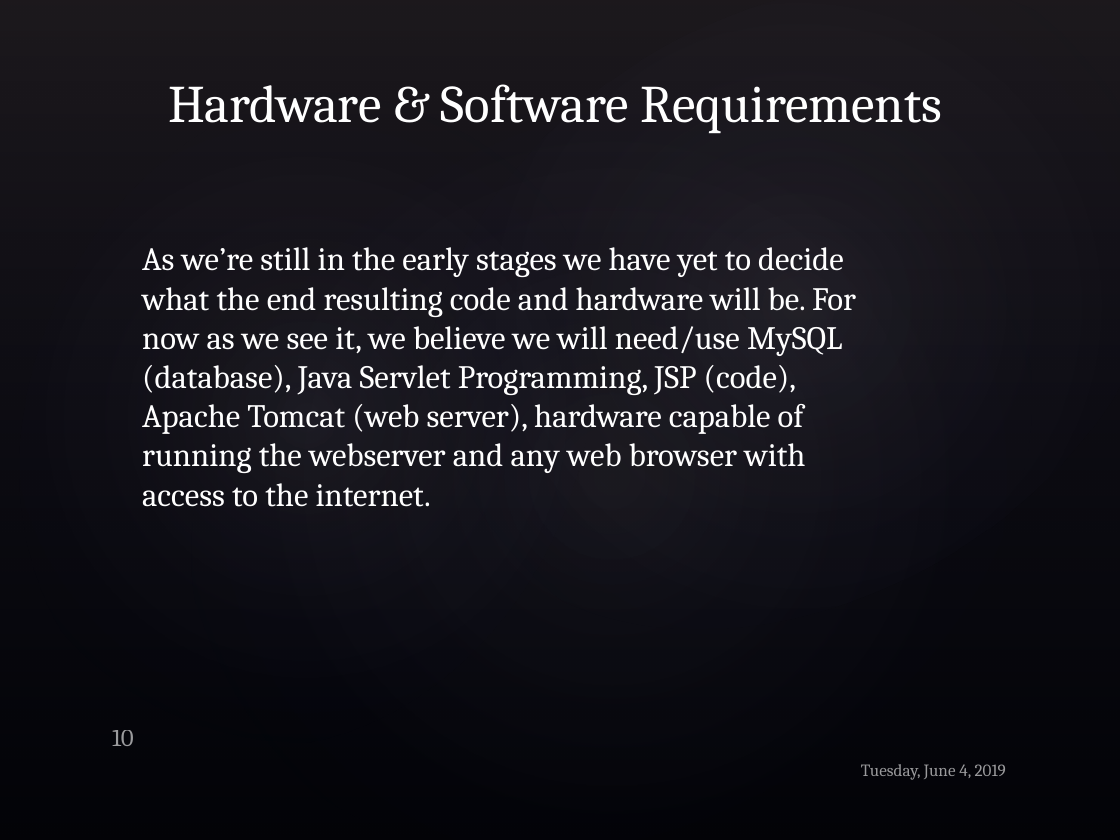
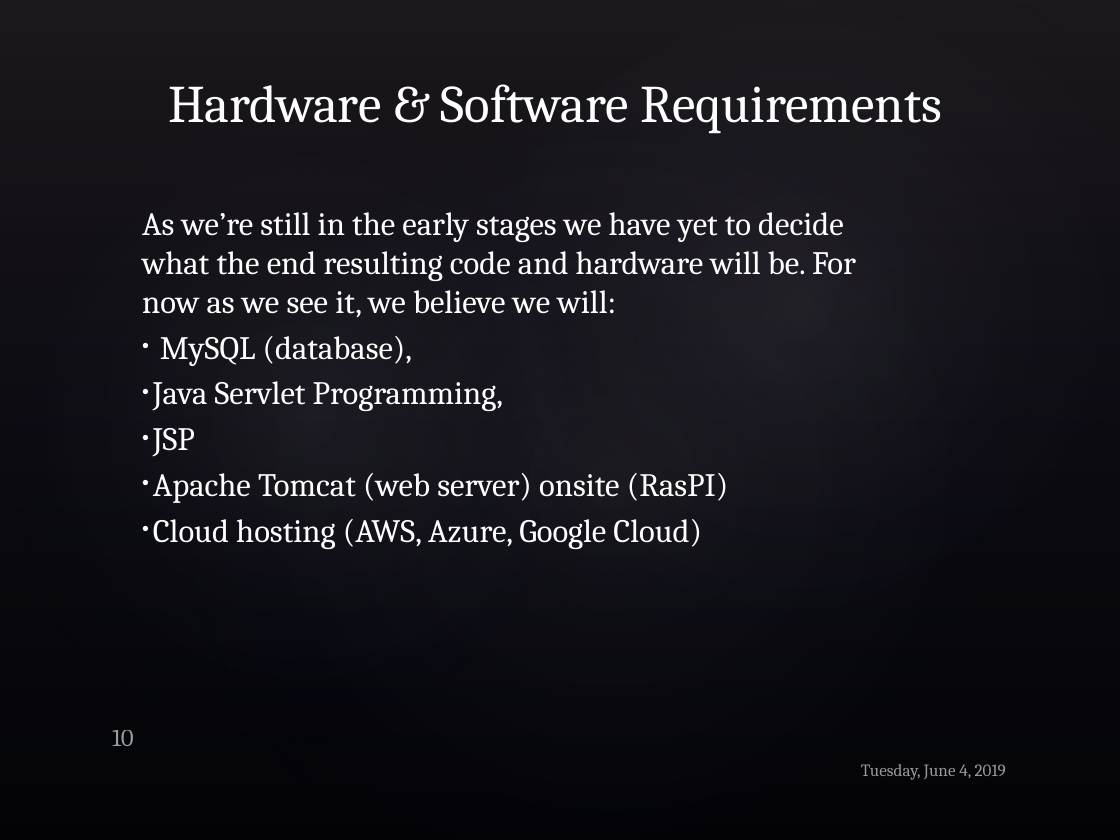
Before and after one commit to iv1660yg/MSU-ICS-370, a slide deck: slide 10 of Project_Inception.pptx. Drawn at 1120x840 pixels with LibreOffice and Linux fonts; fonts in the diff are those of the drawing; background and template pictures are left out. Boxes give left, top, right and bottom in pixels: in the first picture for what was removed or moved away, otherwise in the second. Text is boxed around its words. In the diff, an @@ line names an element or a change of style, - is before the commit and + after.

Commit message:
updates

```diff
--- a/Project_Inception.pptx
+++ b/Project_Inception.pptx
@@ text at box(142, 212, 856, 549): text changed @@
-As we’re still in the early stages we have yet to decide what the end resulting code and hardware will be. For now as we see it, we believe we will need/use MySQL (database), Java Servlet Programming, JSP (code), Apache Tomcat (web server), hardware capable of running the webserver and any web browser with access to the internet.
+As we’re still in the early stages we have yet to decide what the end resulting code and hardware will be. For now as we see it, we believe we will:
+• MySQL (database),
+• Java Servlet Programming,
+• JSP
+• Apache Tomcat (web server) onsite (RasPI)
+• Cloud hosting (AWS, Azure, Google Cloud)
```
Also in this commit, not shown: 2 other slides changed.
